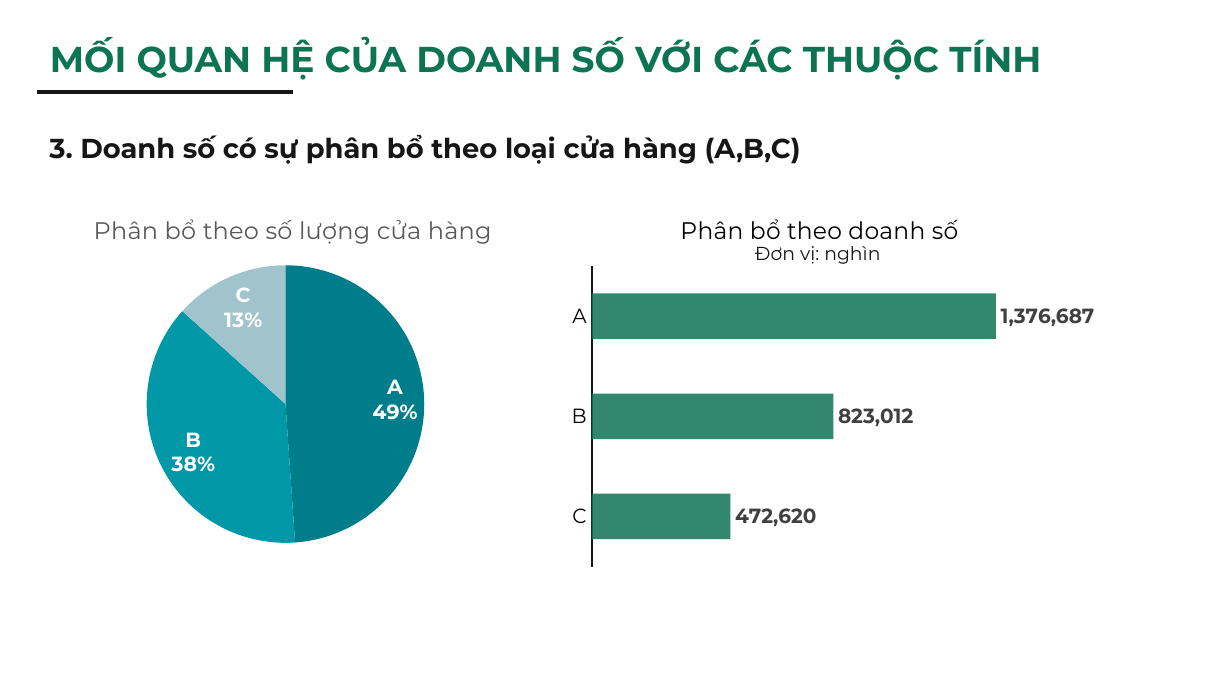
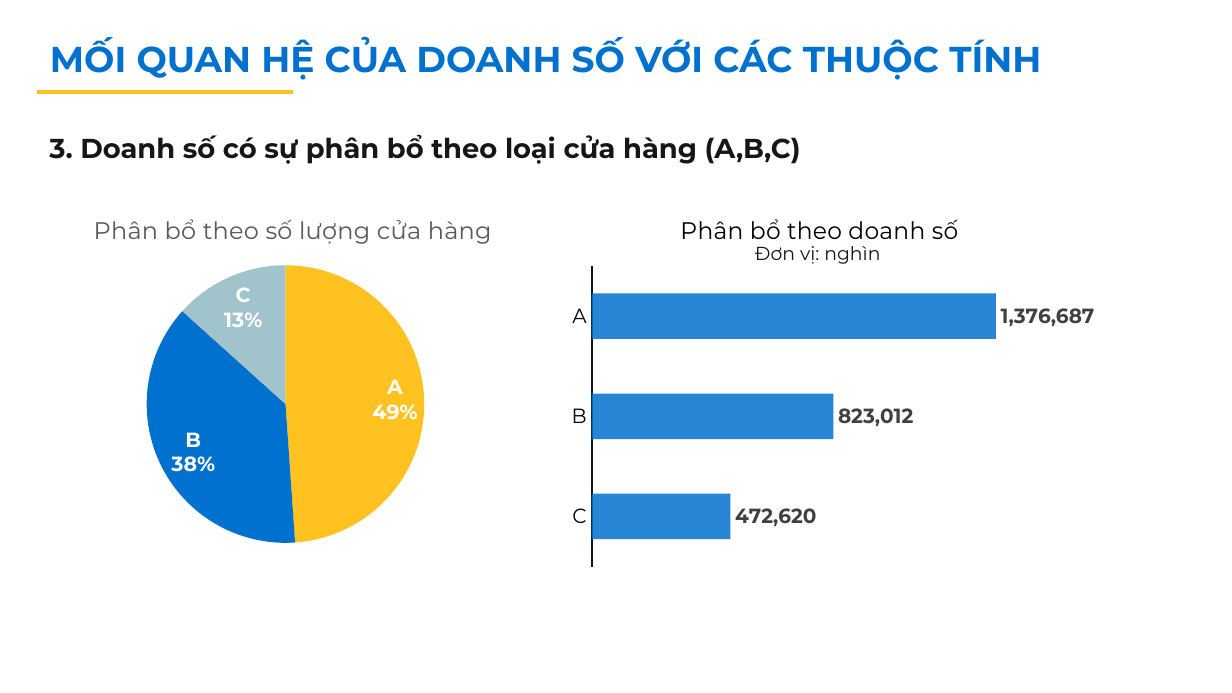
Before and after one commit to passat05/retail-data-analysis, a slide deck: slide 6 of ThoiTV_Retail_Data_Analysis.pptx. Drawn at 1232x693 pixels with LibreOffice and Linux fonts; fonts in the diff are those of the drawing. Boxes give left, top, right and bottom in pixels: in the first picture for what was removed or moved away, otherwise in the second. Text is boxed around its words. In the diff, an @@ line names an element or a change of style, - is before the commit and + after.

```diff
--- a/ThoiTV_Retail_Data_Analysis.pptx
+++ b/ThoiTV_Retail_Data_Analysis.pptx
@@ text "MỐI QUAN HỆ CỦA DOANH ..." at (50, 38, 1041, 80): text colour #0D7453 to #0071CE @@
@@ line (37, 92) - (293, 92): stroke #161616 2.25 pt to #FFC220 2.25 pt @@
@@ pie chart at (15, 196, 572, 583) @@
@@ colours of single points changed @@
@@ bar chart at (557, 196, 1094, 601) @@
@@ colours of single points changed @@
```
Also in this commit, not shown: 8 other slides changed.
